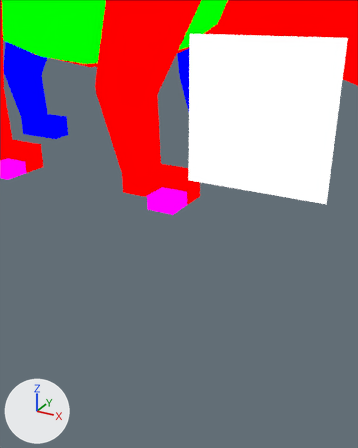
A saved change to the Blender file assets-source/blender/motion/stegosaurus-eat.blend.
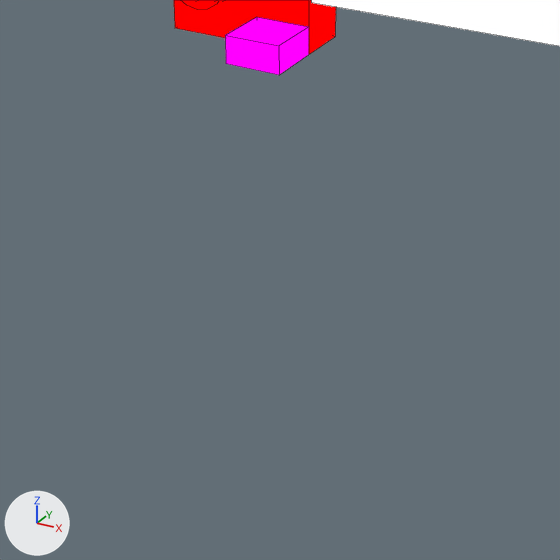
There are two pictures of each version: one from a camera (50 mm lens) standing at (78.48, -35.49, 12.69) and looking at (74.27, -27.83, 8.86), one close up on the part from 11% to 86% of the width and 40% to 100% of the height. The lights are fixed; the arrows at lower left show +X, +Y and +Z. The last two pictures show the newer version. The close-ups show mesh edges as thin lines.

The first close-up shows 'DinoTycoon_Motion_stegosaurus_eat_eye', 'DinoTycoon_Motion_stegosaurus_eat_near_front_claws', 'DinoTycoon_Motion_stegosaurus_eat_near_front_foot' and 1 more.
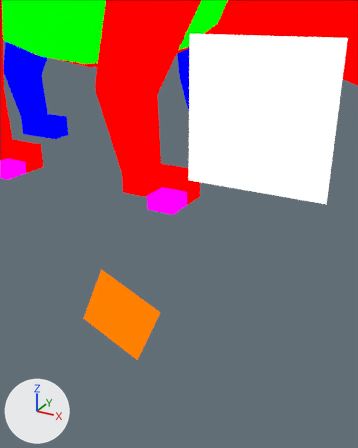
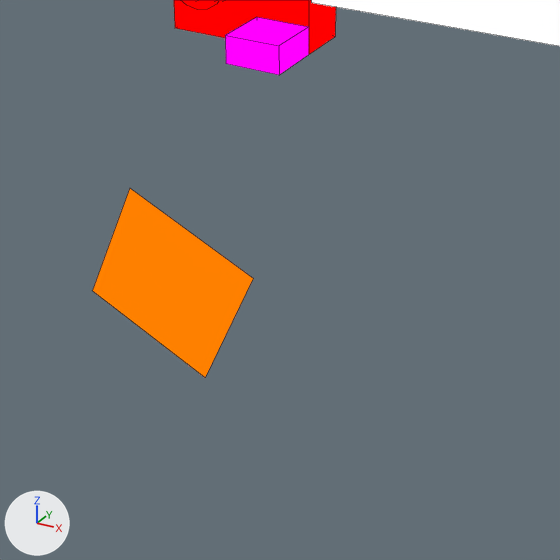
The newer file adds a shape key; the second version is drawn at full value of the shape key 'eat_04' of 'DinoTycoon_Motion_stegosaurus_eat_eye_white', and the change is written as the vertex moves it makes.

Boxes [x1, y1, x2, y2] around the edits, measured in the close-ups (560 x 560 px):
'DinoTycoon_Motion_stegosaurus_eat_eye_white', added (orange)
    after: [93, 188, 253, 377]

What changed in the scene script:
```text
Add mat_dinotycoon_role_y:
    mat_dinotycoon_role_y = emission_material('DinoTycoon_Role_Y')
    mat_dinotycoon_role_y.base_color = (1.0, 0.216, 0.0)  # orange #ff8000
Add me_dinotycoon_motion_stegosaurus_eat_sample_eye_white:
    me_dinotycoon_motion_stegosaurus_eat_sample_eye_white.from_pydata([(73.24, -29.0, 8.17), (74.53, -29.0, 7.62), (73.98, -29.0, 6.33), (72.69, -29.0, 6.88), (73.24, -29.0, 8.17), (74.53, -29.0, 7.62), (73.98, -29.0, 6.33), (72.69, -29.0, 6.88)], [], [(3, 2, 1, 0), (4, 5, 6, 7), (0, 1, 5, 4), (1, 2, 6, 5), (2, 3, 7, 6), (3, 0, 4, 7)])
    me_dinotycoon_motion_stegosaurus_eat_sample_eye_white.materials.append(mat_dinotycoon_role_y)  # orange #ff8000
Add ob_dinotycoon_motion_stegosaurus_eat_eye_white:
    ob_dinotycoon_motion_stegosaurus_eat_eye_white = bpy.data.objects.new('DinoTycoon_Motion_stegosaurus_eat_eye_white', me_dinotycoon_motion_stegosaurus_eat_sample_eye_white)
    ob_dinotycoon_motion_stegosaurus_eat_eye_white.location = (0.0, 0.0, 0.0)
```
